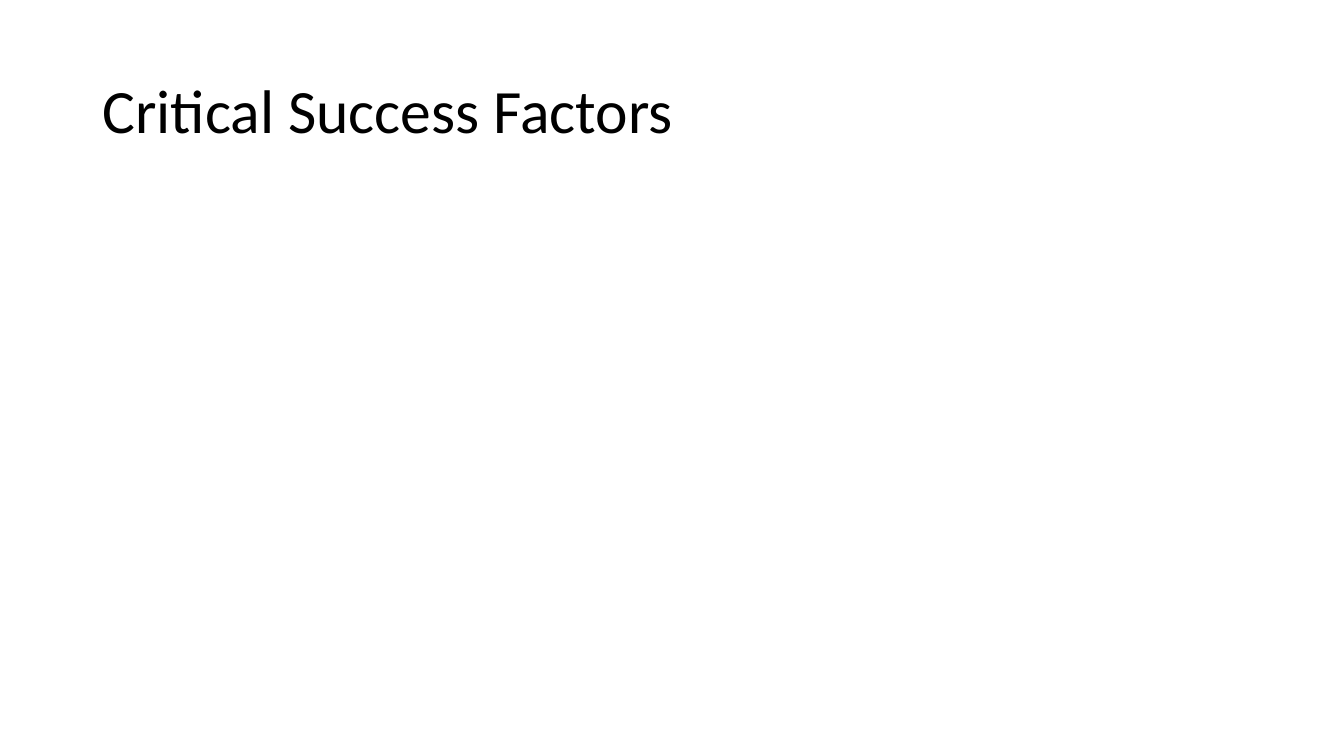
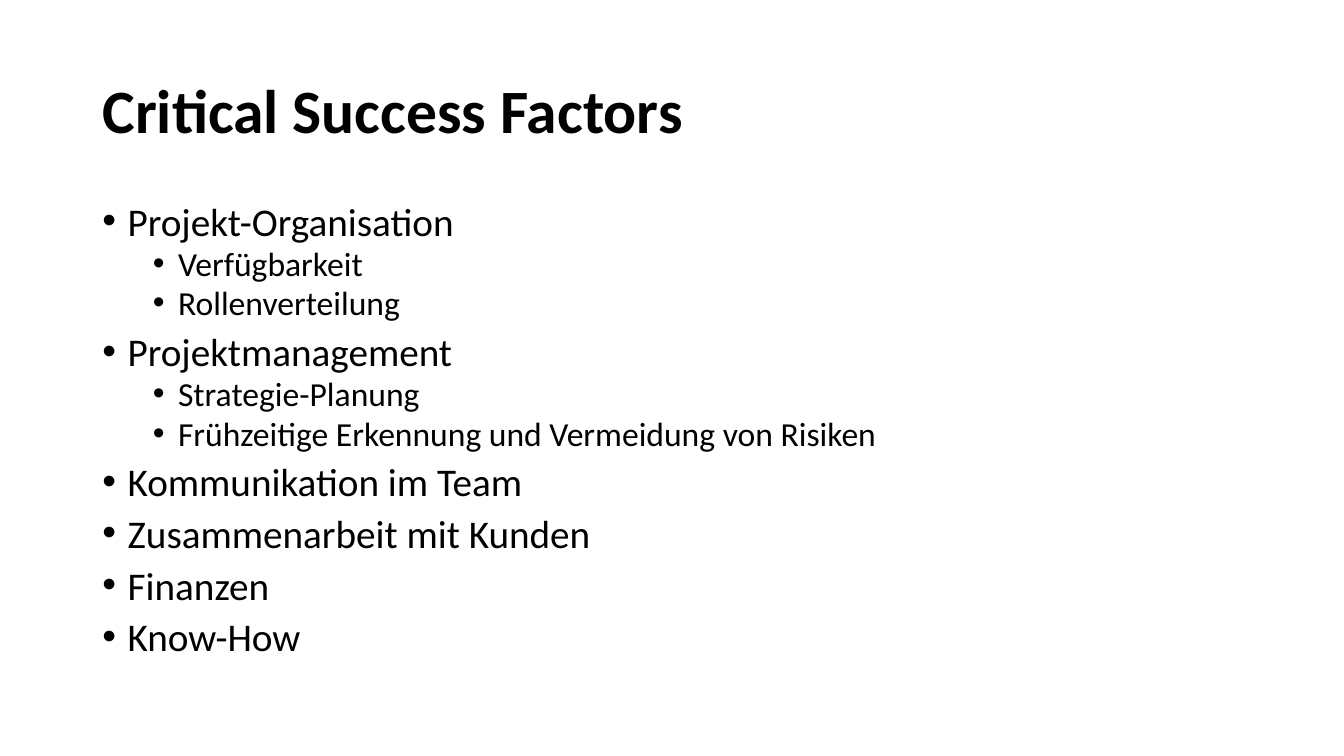
Before and after one commit to tomia1/ch.bfh.btx8081.w2016.red, a slide deck: slide 5 of doc/task1/red_task1.pptx. Drawn at 1344x756 pixels with LibreOffice and Linux fonts; fonts in the diff are those of the drawing. Boxes give left, top, right and bottom in pixels: in the first picture for what was removed or moved away, otherwise in the second. Text is boxed around its words. In the diff, an @@ line names an element or a change of style, - is before the commit and + after.

```diff
--- a/doc/task1/red_task1.pptx
+++ b/doc/task1/red_task1.pptx
@@ title "Critical Success Factors" at [102, 89, 682, 134]: bold on @@
@@ text added at [128, 208, 876, 652], 28 pt, text #000000 @@
+• Projekt-Organisation
+  • Verfügbarkeit
+  • Rollenverteilung
+• Projektmanagement
+  • Strategie-Planung
+  • Frühzeitige Erkennung und Vermeidung von Risiken
+• Kommunikation im Team
+• Zusammenarbeit mit Kunden
+• Finanzen
+• Know-How
```
Also in this commit, not shown: 3 other slides changed.
